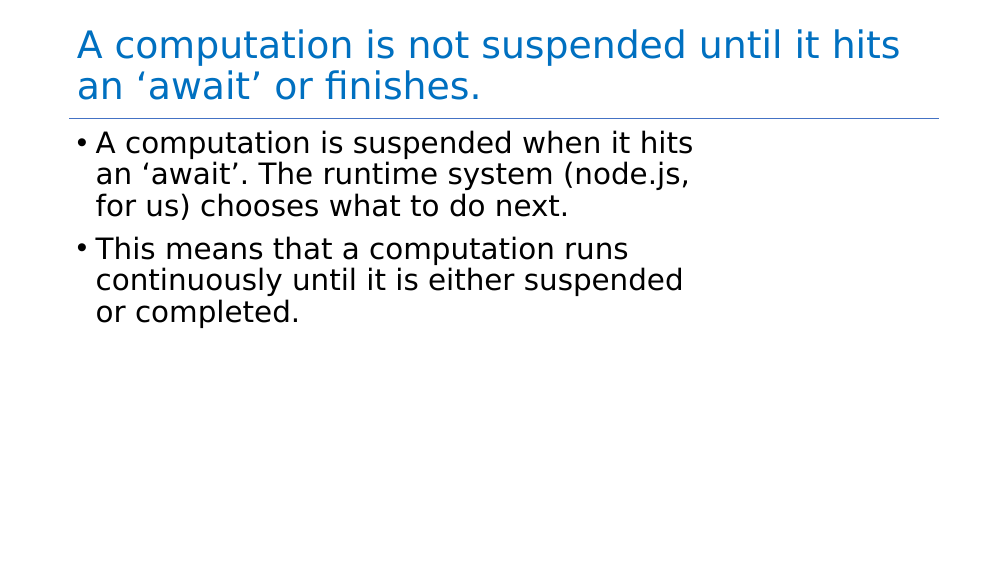
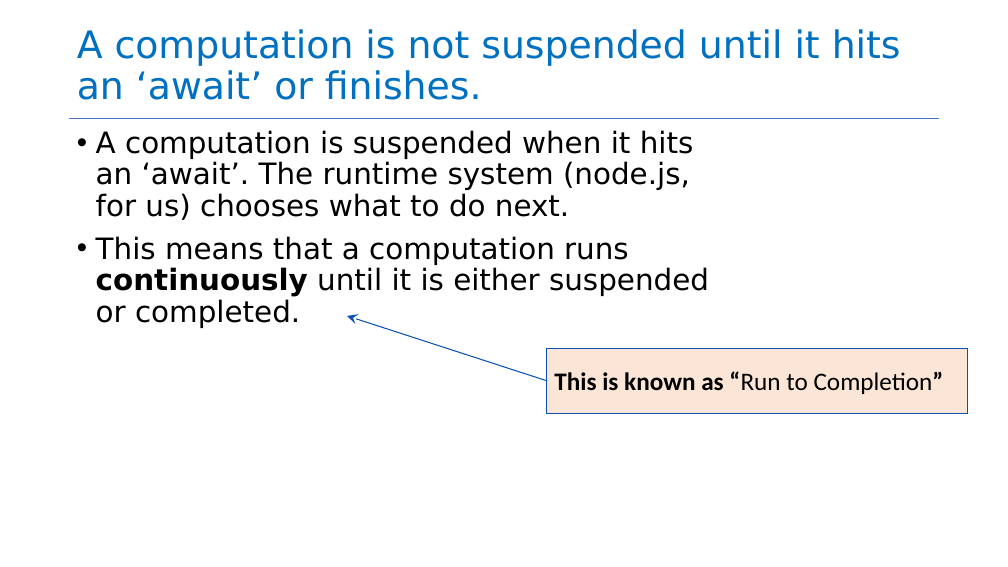
Before and after one commit to neu-se/CS4530-Spring-2023, a slide deck: slide 6 of Slides/Module 05 Concurrency Patterns in Typescript.pptx. Drawn at 1008x567 pixels with LibreOffice and Linux fonts; fonts in the diff are those of the drawing. Boxes give left, top, right and bottom in pixels: in the first picture for what was removed or moved away, otherwise in the second. Text is boxed around its words. In the diff, an @@ line names an element or a change of style, - is before the commit and + after.

```diff
--- a/Slides/Module 05 Concurrency Patterns in Typescript.pptx
+++ b/Slides/Module 05 Concurrency Patterns in Typescript.pptx
@@ text at (96, 236, 709, 328): bold on in "continuously" @@
@@ arrow added from (547, 381) to (347, 316), #0A52B1 1 pt @@
@@ rectangle added at (547, 349, 968, 414), fill #FBE5D6, outline #0A52B1 1 pt, 24 pt, text #000000, bold @@
+This is known as “Run to Completion”
```
Also in this commit, not shown: 10 other slides changed, 1 other file.
